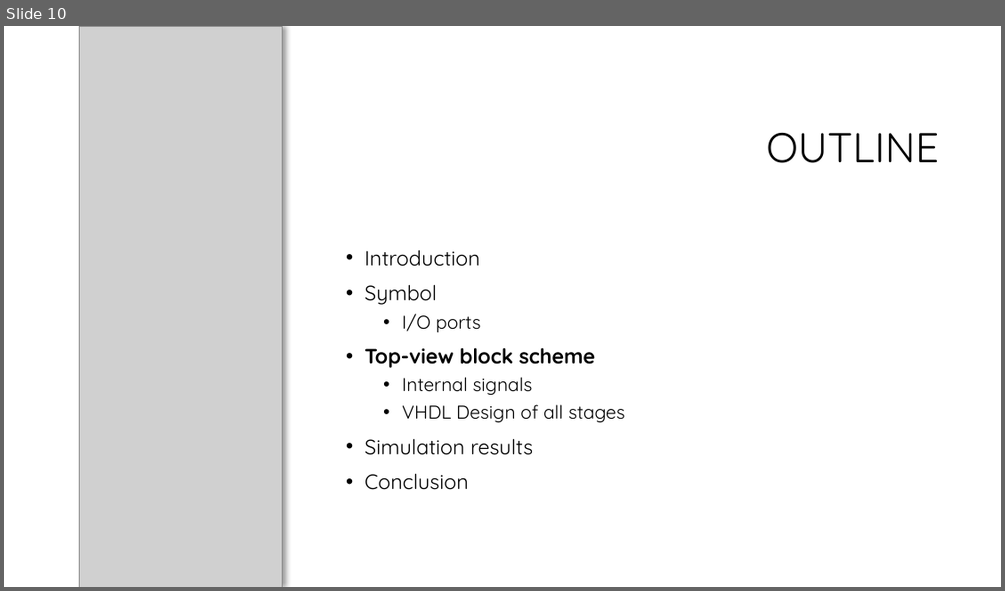
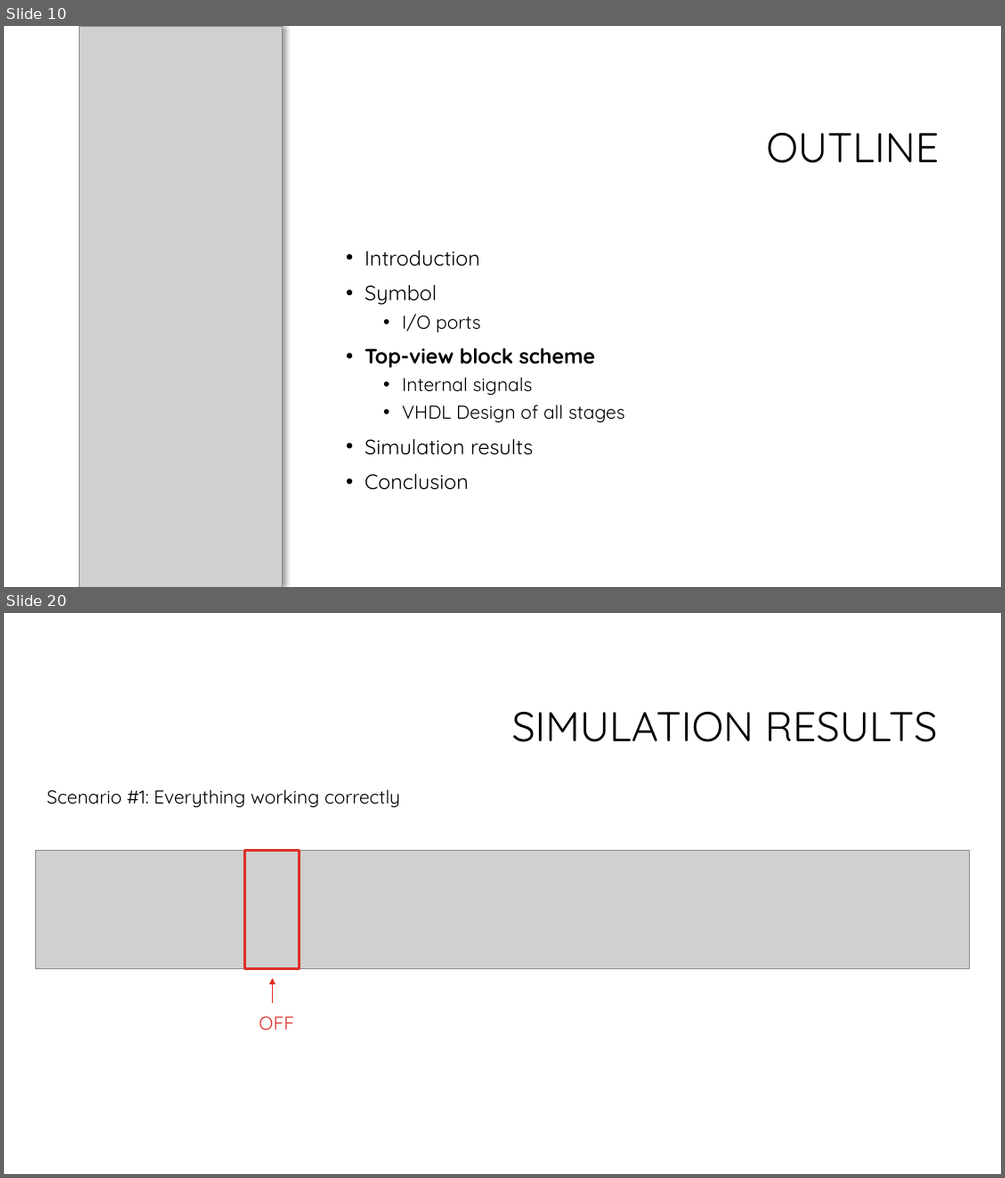
Before and after one commit to HopedWall/LightControlSystem, a slide deck: doc/Gruppo2_VincenziPorto.pptx. Shown one above the other, each under a label of ours: slide 10 before the commit, slides 10 and 20 after it; the slides between them are not shown. The pictures are 1005x591 and 1005x1178 pixels, drawn with LibreOffice and Linux fonts; fonts in the diff are those of the drawing; grey boxes stand for pictures; background and template pictures are left out. Boxes give left, top, right and bottom in pixels: in the first picture for what was removed or moved away, otherwise in the second. Text is boxed around its words. In the diff, an @@ line names an element or a change of style, - is before the commit and + after.

```diff
--- a/doc/Gruppo2_VincenziPorto.pptx
+++ b/doc/Gruppo2_VincenziPorto.pptx
@@ slide 20 added at <box>4,613,1001,1174</box>, background #FFFFFF @@
@@ title added at <box>512,712,938,742</box>, 40 pt, text #000000 @@
+SIMULATION RESULTS
@@ text added at <box>47,789,400,808</box>, 18 pt, text #000000 @@
+Scenario #1: Everything working correctly
@@ picture added at <box>35,850,971,968</box> @@
@@ rectangle added at <box>245,850,299,968</box>, outline #DF2E28 3 pt @@
@@ arrow added from (273, 1003) to (273, 978), #DF2E28 0.75 pt @@
@@ text added at <box>259,1016,294,1030</box>, 18 pt, text #DF2E28 @@
+OFF
```
Also in this commit, not shown: 4 slides changed, 25 other slides added, 1 other file.
